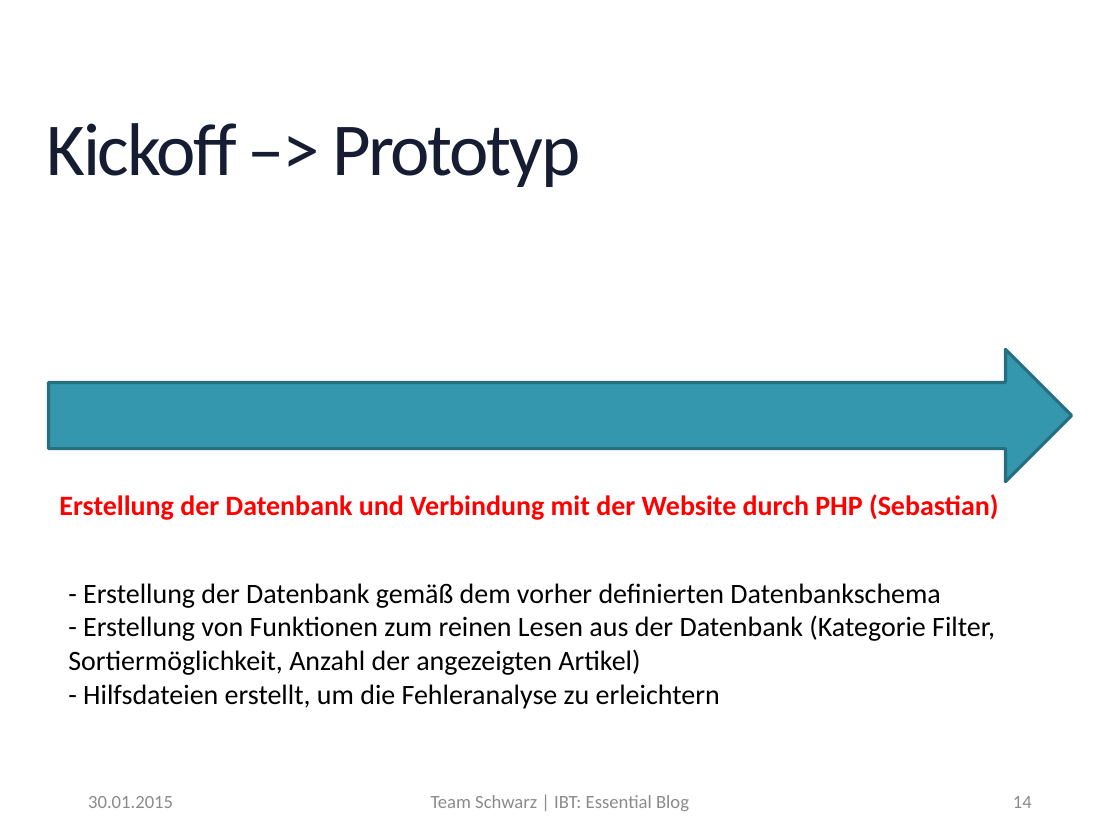
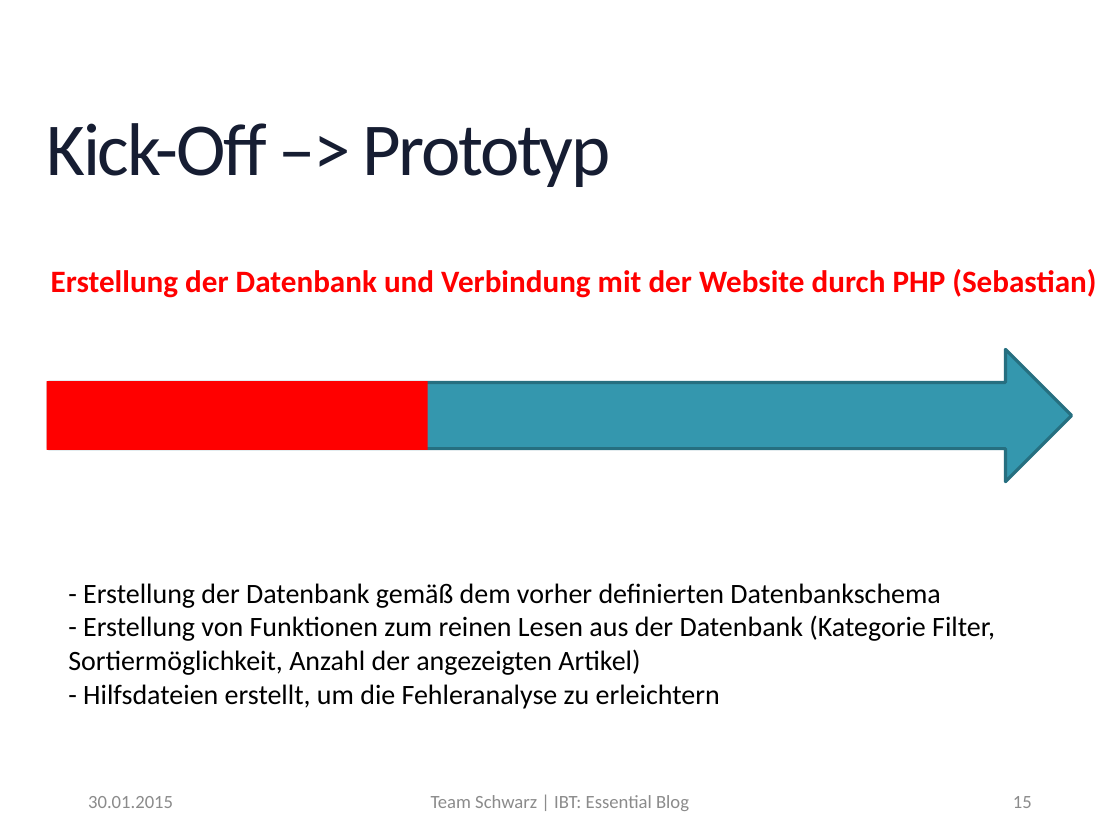
Before and after one commit to MrXXX92/EssentialBlog, a slide deck: slide 15 of Notizen/Präsentation_EssentialBlog.pptx (slide 14 before the commit). Drawn at 1120x840 pixels with LibreOffice and Linux fonts; fonts in the diff are those of the drawing; background and template pictures are left out. Boxes give left, top, right and bottom in pixels: in the first picture for what was removed or moved away, otherwise in the second. Text is boxed around its words. In the diff, an @@ line names an element or a change of style, - is before the commit and + after.

```diff
--- a/Notizen/Präsentation_EssentialBlog.pptx
+++ b/Notizen/Präsentation_EssentialBlog.pptx
@@ title at (47,123,611,187): text changed @@
-Kickoff –> Prototyp
+Kick-Off –> Prototyp
@@ text "Erstellung der Datenbank und Verbindung ...": place and size @@
-text "Erstellung der Datenbank und Verbindung ..." at (59,494,999,520)
+text "Erstellung der Datenbank und Verbindung ..." at (51,269,1096,298)
@@ text "Erstellung der Datenbank und Verbindung ..." at (51,269,1096,298): size 18 to 20 pt @@
@@ rectangle added at (47,381,428,449), fill #FF0000 @@
@@ page number at (1013,796,1032,808): text changed @@
-14
+15
```
Also in this commit, not shown: 16 other slides changed, 4 slides added, 6 slides removed, 2 other files.
